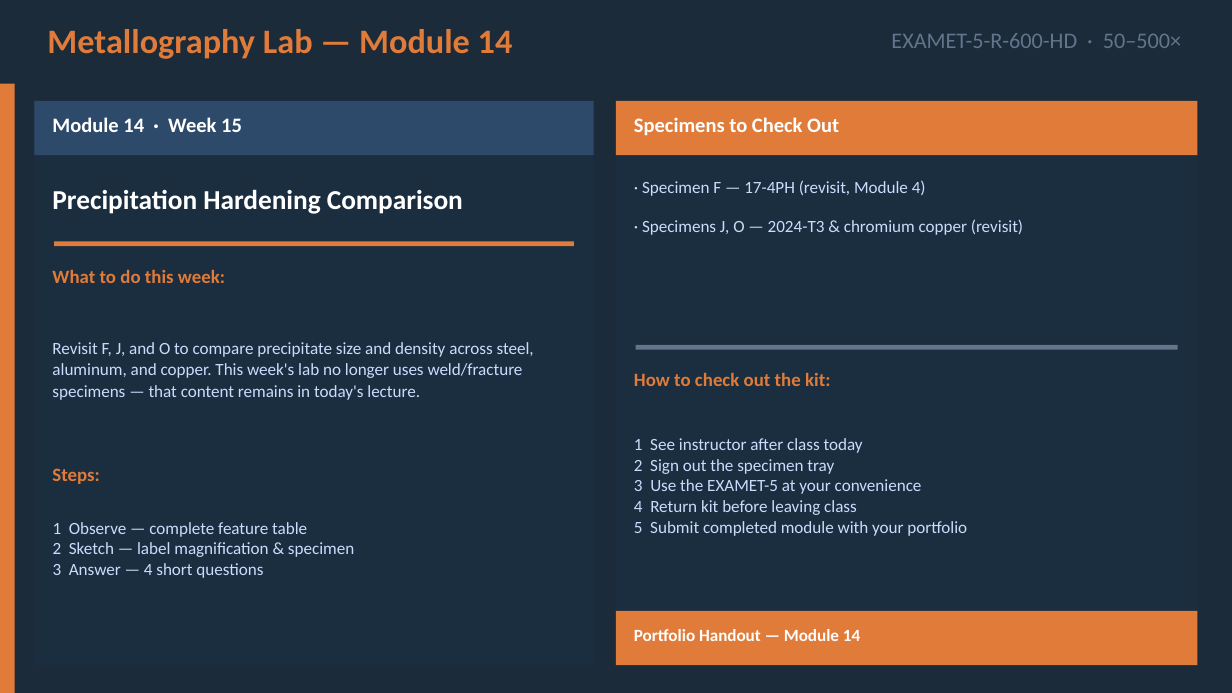
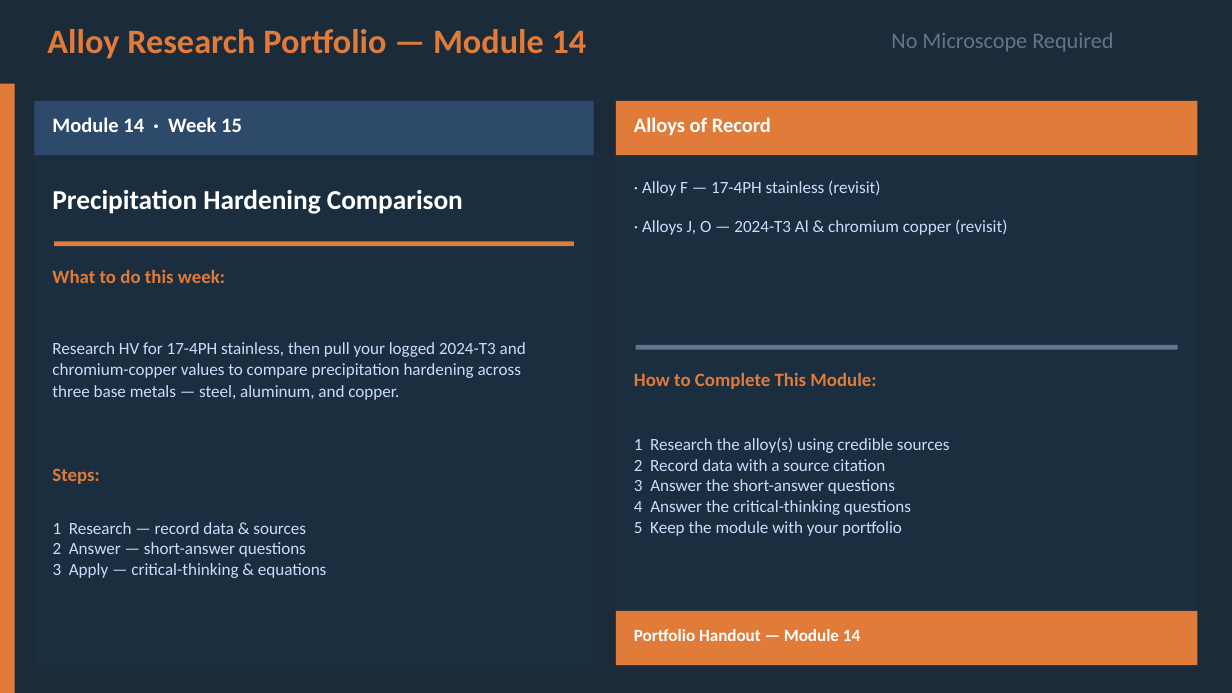
Before and after one commit to kainanis808/kainanis808.github.io, a slide deck: slide 3 of MECH191_metallurgy/slideDecks/pptx/MECH191_Week15_Lecture.pptx. Drawn at 1232x693 pixels with LibreOffice and Linux fonts; fonts in the diff are those of the drawing. Boxes give left, top, right and bottom in pixels: in the first picture for what was removed or moved away, otherwise in the second. Text is boxed around its words. In the diff, an @@ line names an element or a change of style, - is before the commit and + after.

Commit message:
update all slide decks

```diff
--- a/MECH191_metallurgy/slideDecks/pptx/MECH191_Week15_Lecture.pptx
+++ b/MECH191_metallurgy/slideDecks/pptx/MECH191_Week15_Lecture.pptx
@@ text at (47, 29, 587, 59): text changed @@
-Metallography Lab — Module 14
+Alloy Research Portfolio — Module 14
@@ text at (891, 33, 1113, 52): text changed @@
-EXAMET-5-R-600-HD · 50–500×
+No Microscope Required
@@ text at (634, 117, 771, 136): text changed @@
-Specimens to Check Out
+Alloys of Record
@@ text at (642, 180, 880, 196): text changed @@
-· Specimen F — 17-4PH (revisit, Module 4)
+· Alloy F — 17-4PH stainless (revisit)
@@ text at (642, 219, 1007, 235): text changed @@
-· Specimens J, O — 2024-T3 & chromium copper (revisit)
+· Alloys J, O — 2024-T3 Al & chromium copper (revisit)
@@ text at (52, 342, 526, 357): text changed @@
-Revisit F, J, and O to compare precipitate size and density across steel,
+Research HV for 17-4PH stainless, then pull your logged 2024-T3 and
@@ text at (52, 363, 521, 378): text changed @@
-aluminum, and copper. This week's lab no longer uses weld/fracture
+chromium-copper values to compare precipitation hardening across
@@ text at (52, 385, 399, 400): text changed @@
-specimens — that content remains in today's lecture.
+three base metals — steel, aluminum, and copper.
@@ text at (634, 373, 876, 389): text changed @@
-How to check out the kit:
+How to Complete This Module:
@@ text at (634, 437, 950, 453): text changed @@
-1 See instructor after class today
+1 Research the alloy(s) using credible sources
@@ text at (634, 479, 895, 494): text changed @@
-3 Use the EXAMET-5 at your convenience
+3 Answer the short-answer questions
@@ text at (634, 459, 885, 471): text changed @@
-2 Sign out the specimen tray
+2 Record data with a source citation
@@ text at (634, 500, 911, 515): text changed @@
-4 Return kit before leaving class
+4 Answer the critical-thinking questions
@@ text at (53, 522, 306, 534): text changed @@
-1 Observe — complete feature table
+1 Research — record data & sources
@@ text at (634, 521, 902, 536): text changed @@
-5 Submit completed module with your portfolio
+5 Keep the module with your portfolio
@@ text at (53, 542, 306, 557): text changed @@
-2 Sketch — label magnification & specimen
+2 Answer — short-answer questions
@@ text at (53, 563, 327, 578): text changed @@
-3 Answer — 4 short questions
+3 Apply — critical-thinking & equations
```
Also in this commit, not shown: 48 other files.
